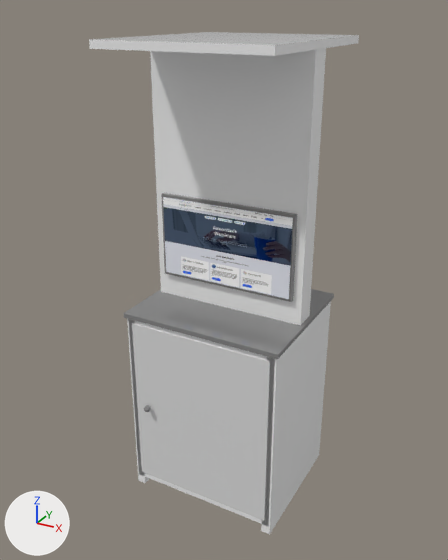
The glTF model public/virtualWP.glb as it was, and as the next commit left it.
Both versions are drawn from a camera (50 mm lens) standing at (1.16, -2.18, 2.1) and looking at (-0.03, -0.02, 1.02). Every picture has the same lights, and +X, +Y and +Z are marked at lower left. Where no turn or scale is listed for an object, it has been applied to the vertices. Vertices at the same position are counted once.
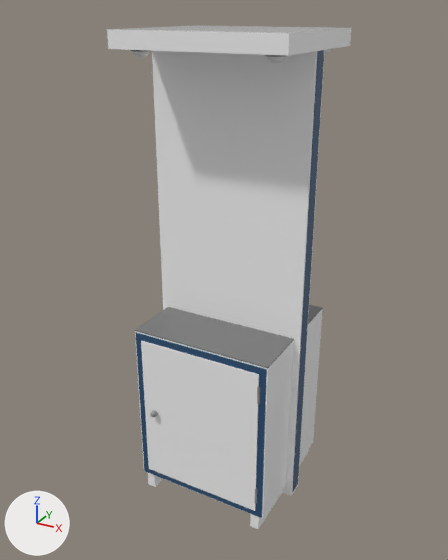
What changed in the scene script:
```text
Change me_mesh_0:
    where me_mesh_0.from_pydata(...)  # 8 vertices, 12 faces; spans x -0.02..0.02, y -0.3..0.3, z -0.45..0.45
    me_mesh_0 part 2: the whole mesh is scaled about its middle by (1, 0.992, 0.0778)
Change me_mesh_5:
    where me_mesh_5.from_pydata(...)  # 8 vertices, 12 faces; spans x -0.02..0.02, y -0.3..0.3, z -0.45..0.45
    me_mesh_5 part 1: the whole mesh is scaled about its middle by (1, 0.992, 0.0778)
Change me_mesh_6:
    where me_mesh_6.from_pydata(...)  # 8 vertices, 12 faces; spans x -0.36..0.36, y -0.31..0.31, z -0.01..0.01
    remove me_mesh_6.materials.append(mat_darkgray)  # grey #898989
    me_mesh_6 part 3: the whole mesh is scaled about its middle by (0.861, 0.968, 37.5)
    add me_mesh_6.materials.append(mat_blue)  # dark blue #2e5176
Change me_mesh_9:
    where me_mesh_9.from_pydata(...)  # 8 vertices, 12 faces; spans x -0.324..0.324, y -0.302..0.302, z -0.399..0.399
    me_mesh_9 part 4: the whole mesh is scaled about its middle by (0.972, 0.984, 0.951)
Change me_mesh_10:
    where me_mesh_10.from_pydata(...)  # 8 vertices, 12 faces; spans x -0.343..0.343, y -0.3..0.3, z -0.425..0.425
    remove me_mesh_10.materials.append(mat_whitewall)  # white #f8f8f8
    me_mesh_10 part 6
    me_mesh_10.vertices[0].co: (-0.343, -0.3, -0.425) -> (-0.345, -0.03, -0.98)  # pixel (139, 474) -> not seen
    me_mesh_10.vertices[1].co: (-0.343, -0.3, 0.425) -> (-0.345, -0.03, 0.98)
    me_mesh_10.vertices[2].co: (0.343, -0.3, -0.425) -> (0.345, -0.03, -0.98)  # pixel (268, 526) -> pixel (292, 491)
    me_mesh_10.vertices[3].co: (0.343, -0.3, 0.425) -> (0.345, -0.03, 0.98)  # not seen -> pixel (318, 46)
    me_mesh_10.vertices[4].co: (0.343, 0.3, -0.425) -> (0.345, 0.03, -0.98)  # pixel (318, 447) -> pixel (297, 483)
    me_mesh_10.vertices[5].co: (0.343, 0.3, 0.425) -> (0.345, 0.03, 0.98)  # not seen -> pixel (324, 45)
    me_mesh_10.vertices[6].co: (-0.343, 0.3, -0.425) -> (-0.345, 0.03, -0.98)
    me_mesh_10.vertices[7].co: (-0.343, 0.3, 0.425) -> (-0.345, 0.03, 0.98)
    add me_mesh_10.materials.append(mat_blue)  # dark blue #2e5176
Change me_mesh_11:
    where me_mesh_11.from_pydata(...)  # 8 vertices, 12 faces; spans x -0.35..0.35, y -0.4..0.4, z -0.015..0.015
    me_mesh_11 part 5: the whole mesh is scaled about its middle by (1, 0.75, 2.17)
Change ob_cube_4:
    ob_cube_4.location: (0.331, 0.0, 0.45) -> (-0.273, 0.0, 0.035)
Remove ob_screen1_001:
    ob_screen1_001 = bpy.data.objects.new('Screen1.001', me_mesh_3)
Remove ob_monitor1_001:
    ob_monitor1_001 = bpy.data.objects.new('Monitor1.001', me_mesh_4)
Change ob_cube_5:
    ob_cube_5.location: (-0.33, 0.0, 0.45) -> (0.275, 0.0, 0.035)
Change ob_cube_2:
    ob_cube_2.location: (0.0, 0.0, 0.9) -> (0.0, 0.0, 0.45)
Change ob_cube_6:
    ob_cube_6.location: (0.0, 0.0, 0.467) -> (0.0, 0.0, 0.45)
Change ob_cube_3:
    ob_cube_3.location: (0.0, 0.0, 0.467) -> (0.0, 0.0, 1.0)
Change ob_cube_1:
    ob_cube_1.location: (0.0, 0.0, 1.988) -> (0.0, 0.0, 2.0)
Add ob_cube_7:
    ob_cube_7 = bpy.data.objects.new('Cube.7', me_mesh_18)  # a box spanning x -0.315..0.315, y -0.298..0.298, z -0.002..0.002; in mat_darkgray (grey #898989)
    ob_cube_7.location = (0.0, 0.0, 0.833)
Add ob_cube_11:
    ob_cube_11 = bpy.data.objects.new('Cube.11', me_mesh_14)  # a box spanning x -0.28..0.28, y -0.305..0.305, z -0.345..0.345; in mat_whitewall (white #f8f8f8)
    ob_cube_11.location = (0.0, 0.0, 0.45)
Add ob_cylinder:
    ob_cylinder = bpy.data.objects.new('Cylinder', me_mesh_13)  # 42 vertices, 80 faces; spans x -0.007..0.007, y -0.007..0.007, z -0.04..0.04; in mat_metall (grey #979797)
    ob_cylinder.location = (0.28, -0.3, 0.701)
```

Pixel boxes [x1, y1, x2, y2] of what changed, in the pictures (448 x 560 px):
'Cube.6', mesh rescaled, moved: before [132, 323, 270, 521]; after [135, 309, 323, 519]
'Cube.11', added: after [141, 340, 259, 511]
'Screen1.001', deleted: before [163, 197, 293, 299]
'Cube.2', recoloured, mesh rescaled, moved: before [124, 289, 334, 359]; after [136, 332, 267, 518]
'Cube.4', mesh rescaled, moved: before [261, 301, 331, 534]; after [148, 473, 162, 487]
'Cube.1', mesh rescaled, moved (9% narrower, 28% taller): before [89, 32, 359, 56]; after [107, 25, 352, 56]
'Cube.7', added: after [135, 305, 323, 368]
'Cube.3', recoloured, reshaped, moved: before [128, 319, 275, 525]; after [293, 50, 324, 491]
'Monitor1.001', deleted: before [162, 193, 297, 302]
'Cube.5', mesh rescaled, moved: before [127, 318, 150, 483]; after [250, 449, 309, 529]
'Cylinder', added: after [257, 386, 260, 404]
